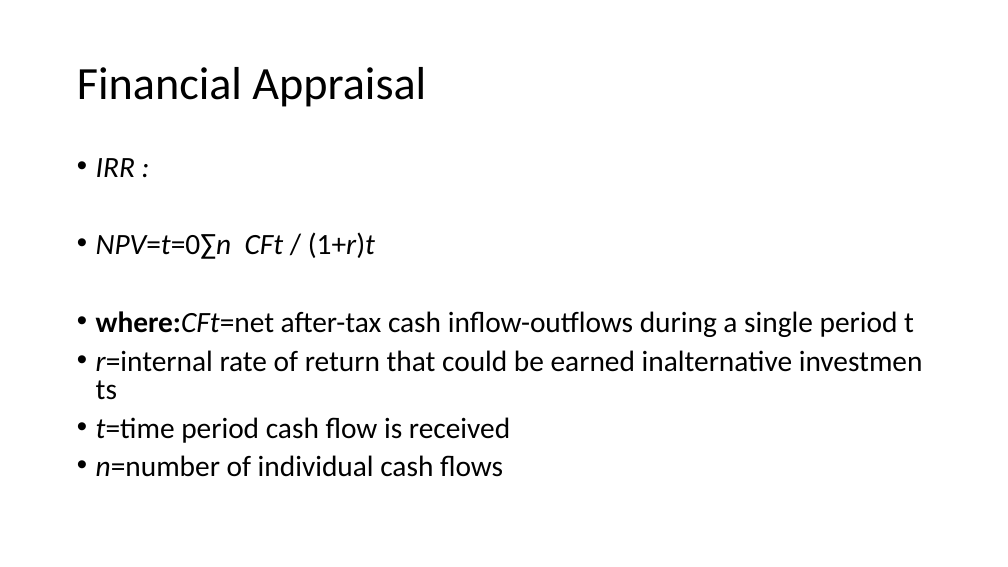
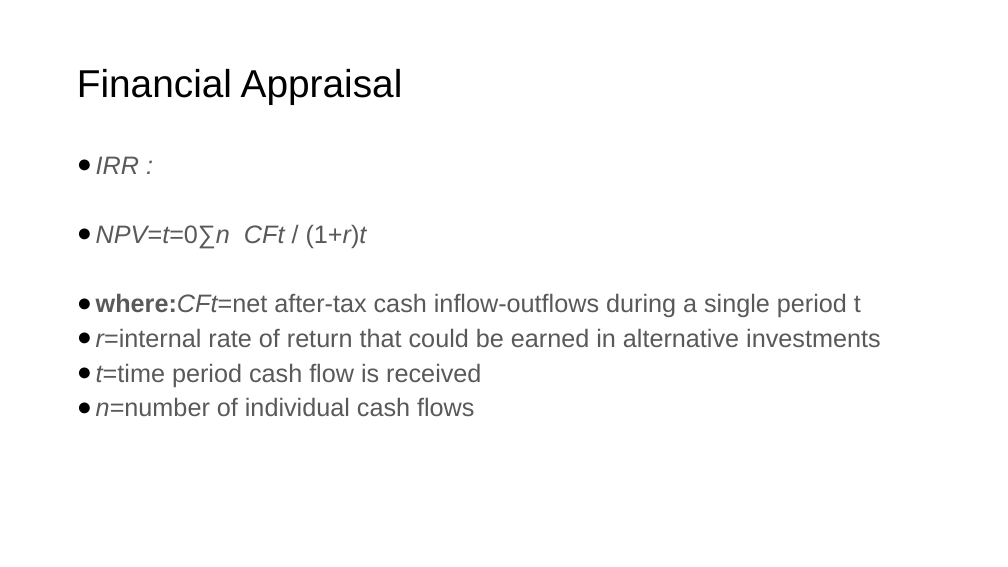
Before and after one commit to vk0810-k/College-B.Tech, a slide deck: slide 44 of Fourth Year/SEM VIII/IT Project Management - Prof. Asha Rawat/Ppt's/Unit 1.pptx (slide 40 before the commit). Drawn at 1008x567 pixels with LibreOffice and Linux fonts; fonts in the diff are those of the drawing. Boxes give left, top, right and bottom in pixels: in the first picture for what was removed or moved away, otherwise in the second. Text is boxed around its words. In the diff, an @@ line names an element or a change of style, - is before the commit and + after.

```diff
--- a/Fourth Year/SEM VIII/IT Project Management - Prof. Asha Rawat/Ppt's/Unit 1.pptx
+++ b/Fourth Year/SEM VIII/IT Project Management - Prof. Asha Rawat/Ppt's/Unit 1.pptx
@@ title "Financial Appraisal" at (77, 69, 403, 104): size 44 to 37 pt, font Calibri to Arial @@
@@ text at (96, 156, 861, 416): size 28 to 24 pt, font Calibri to Arial, text colour #000000 to #595959 in "IRR :", "NPV=t=0∑n CFt / (1+r)t", "where:CFt=net after-tax cash inflow-outflows during a single ...", "t=time period cash flow is received" and 1 more places; bullet • to ●; less space between paragraphs @@
@@ text at (96, 328, 880, 347): text changed; size 28 to 24 pt; font Calibri to Arial; text colour #000000 to #595959 @@
-• r=internal rate of return that could be earned inalternative investments
+● r=internal rate of return that could be earned in alternative investments
```
Also in this commit, not shown: 42 other slides changed, 9 slides added, 2 slides removed, 8 other files.
